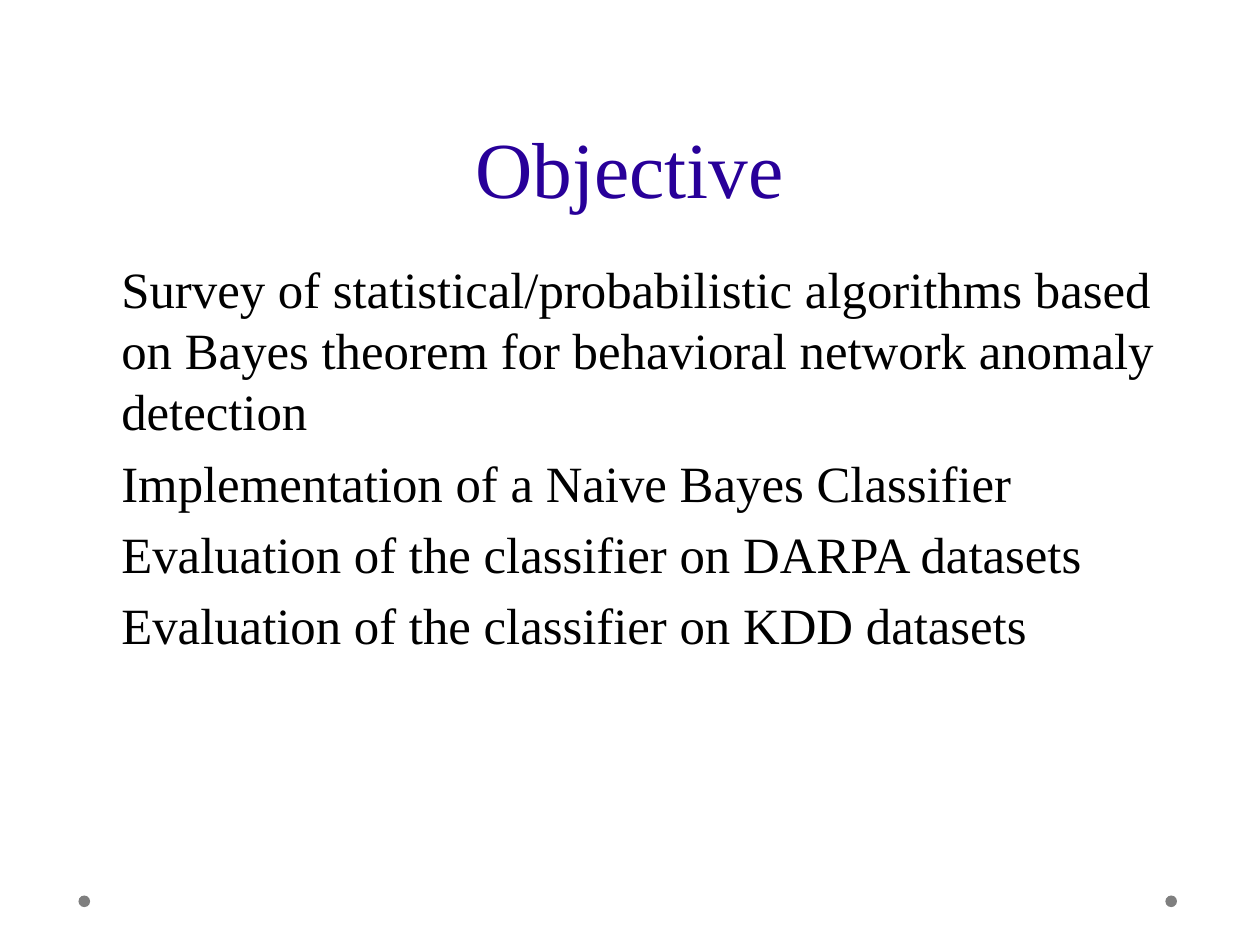
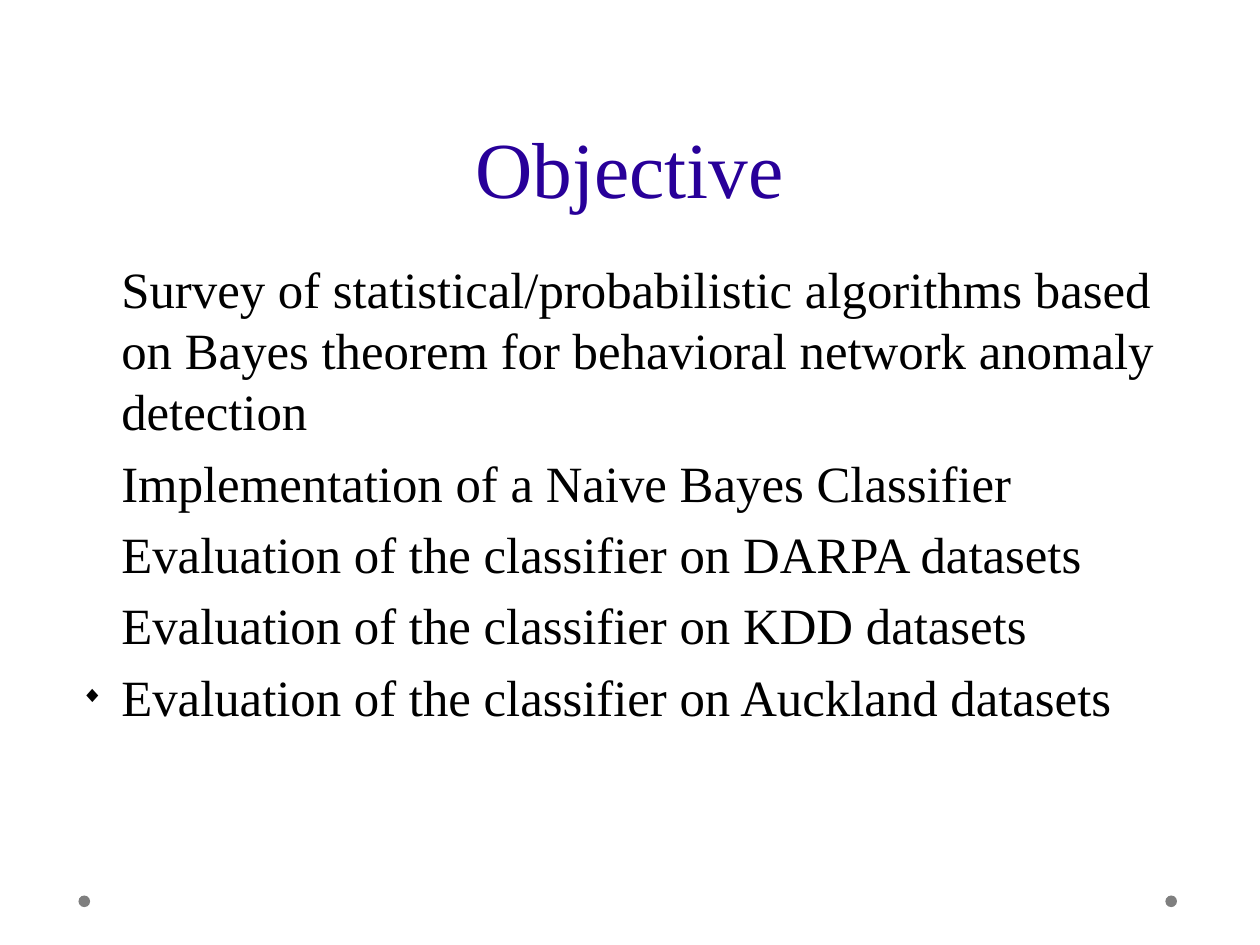
Before and after one commit to mahidharc/drdo.ids, a slide deck: slide 3 of presentation.odp. Drawn at 1260x945 pixels with LibreOffice and Linux fonts; fonts in the diff are those of the drawing; background and template pictures are left out. Boxes give left, top, right and bottom in pixels: in the first picture for what was removed or moved away, otherwise in the second. Text is boxed around its words. In the diff, an @@ line names an element or a change of style, - is before the commit and + after.

```diff
--- a/presentation.odp
+++ b/presentation.odp
@@ text at <box>121,680,1111,717</box>: paragraph added @@
+◆ Evaluation of the classifier on Auckland datasets
```
Also in this commit, not shown: 1 other slide changed, 2 slides added, 10 slides removed.
